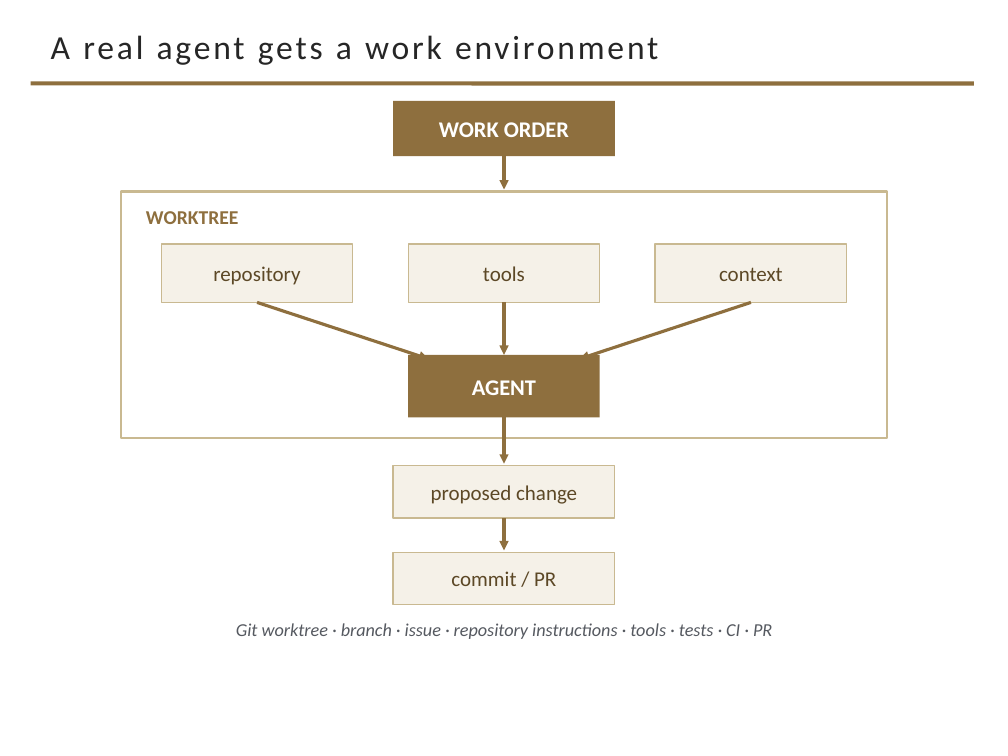
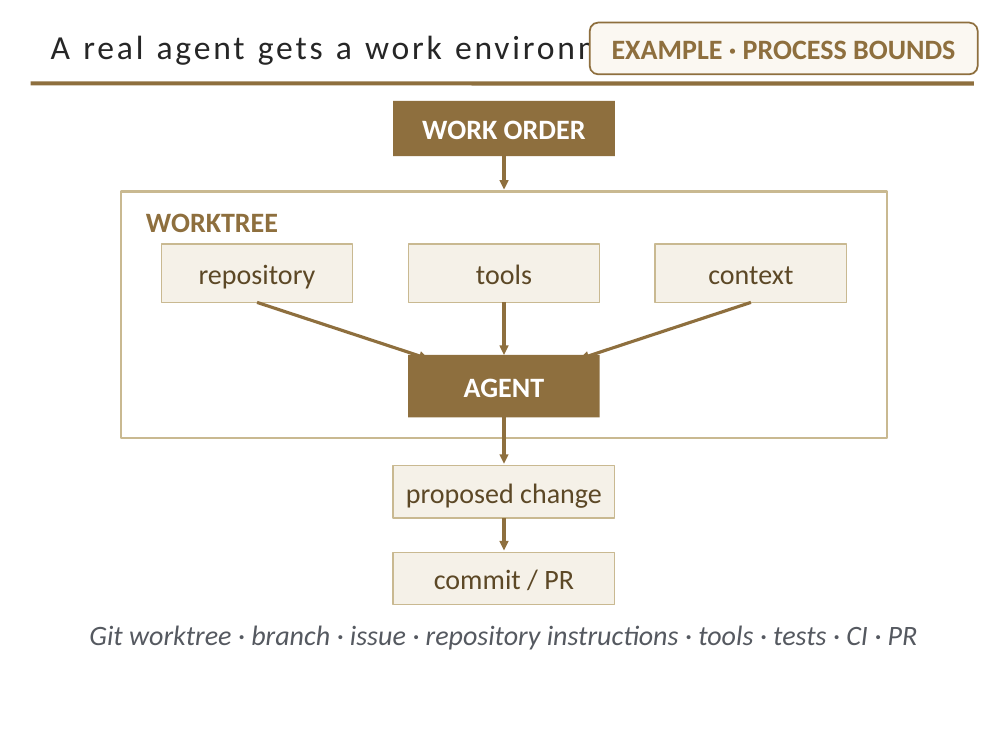
Before and after one commit to davisjam/model-based-agentic-software-engineering, a slide deck: slide 8 of course/lectures/act-2-delegation-and-control/03-alignment/2-3-Alignment.pptx. Drawn at 1008x756 pixels with LibreOffice and Linux fonts; fonts in the diff are those of the drawing; background and template pictures are left out. Boxes give left, top, right and bottom in pixels: in the first picture for what was removed or moved away, otherwise in the second. Text is boxed around its words. In the diff, an @@ line names an element or a change of style, - is before the commit and + after.

```diff
--- a/course/lectures/act-2-delegation-and-control/03-alignment/2-3-Alignment.pptx
+++ b/course/lectures/act-2-delegation-and-control/03-alignment/2-3-Alignment.pptx
@@ rounded rectangle added at bbox=[590, 22, 978, 74], fill #FBF8F2, outline #8E6F3E 1.25 pt, 20 pt, text #8E6F3E, bold @@
+EXAMPLE · PROCESS BOUNDS
@@ rectangle "WORK ORDER" at bbox=[393, 101, 615, 156]: size 16 to 20 pt @@
@@ text "WORKTREE" at bbox=[146, 213, 278, 232]: size 14 to 20 pt @@
@@ rectangle "AGENT" at bbox=[408, 355, 600, 417]: size 16 to 20 pt @@
@@ size 15 to 20 pt in 5 elements at bbox=[161, 244, 353, 302], bbox=[408, 244, 600, 302], bbox=[655, 244, 847, 302], bbox=[393, 466, 615, 518], bbox=[393, 552, 615, 605] @@
@@ text "Git worktree · branch · ..." at bbox=[89, 625, 918, 650]: size 13 to 20 pt @@
```
Also in this commit, not shown: 5 other slides changed.
